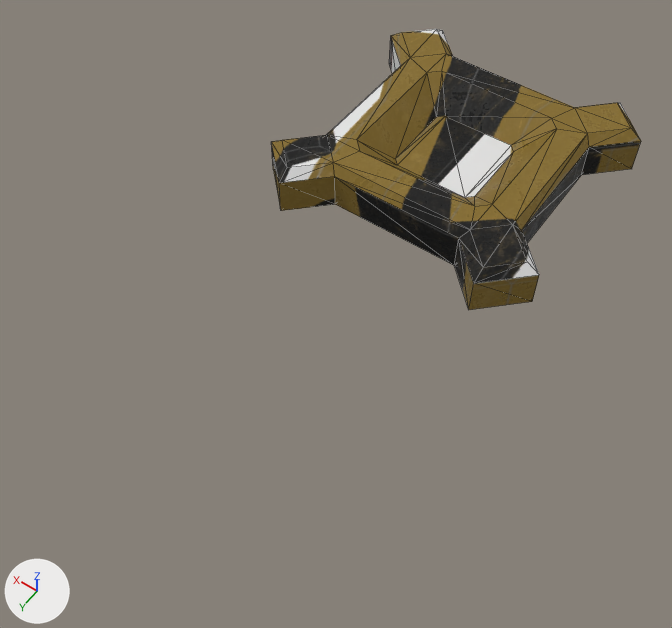
Renders of the glTF model Assets/becon_platform.glb from each side of a commit.
One viewpoint serves both versions: a 50 mm lens placed at (-4.93, 10.15, 10.43), pointed at (-0.16, 3.47, -0.06). The axes (+X, +Y, +Z) are drawn at lower left. The lights are the same throughout. Mesh edges are drawn as thin lines. Vertices at the same position are counted once.

In view in the first picture: 'becon_platform'.
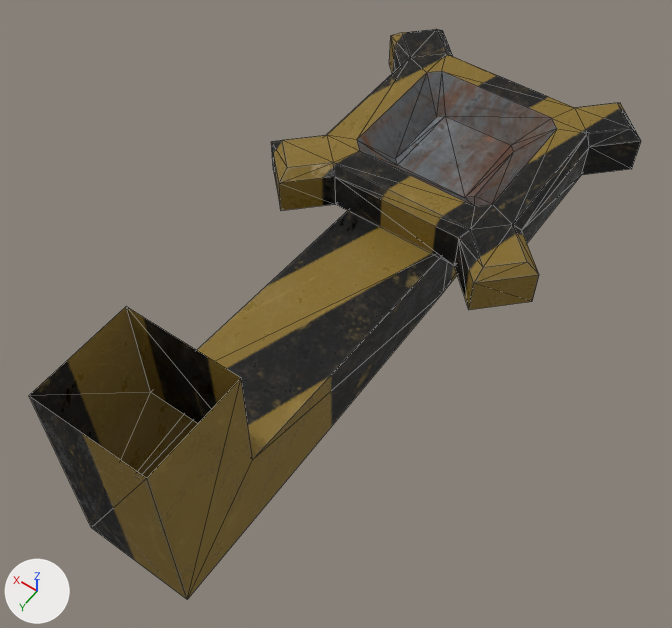
Commit message: becon platform update

Where the change shows, as pixel boxes [x1, y1, x2, y2] in the pictures (672 x 628 px):
'becon_platform', reshaped (66% wider, 103% taller): before [272, 29, 641, 310]; after [29, 29, 641, 600]
part 1 of me_cube_013, built on: after [29, 210, 457, 600]
part 2 of me_cube_013, surface changed: [272, 29, 641, 305] in both

The change in detail:
me_cube_013 is used by ob_becon_platform; location (0.0, 0.0, 0.0).
me_cube_013 had 64 vertices, 124 faces and spanned x -2.35..2.35, y -2.35..2.35, z 0.0..0.74.
me_cube_013 now has 80 vertices, 154 faces and spans x -2.35..2.35, y -2.35..7.64, z -1.07..2.14.
Part 1, on me_cube_013:
2 faces are deleted.
8 vertices are added at x -0.84, y -1.5..7.64, z -1.07..2.14.
8 new vertices lie (1.68, 0.0, 0.0) away from vertices in x -0.84, y -1.5..7.64, z -1.07..2.14.
32 new faces join them.
me_cube_013 part 2: 121 kept faces spanning x -2.35..2.35, y -2.35..2.35, z 0.0..0.74 get new texture (UV) coordinates.
